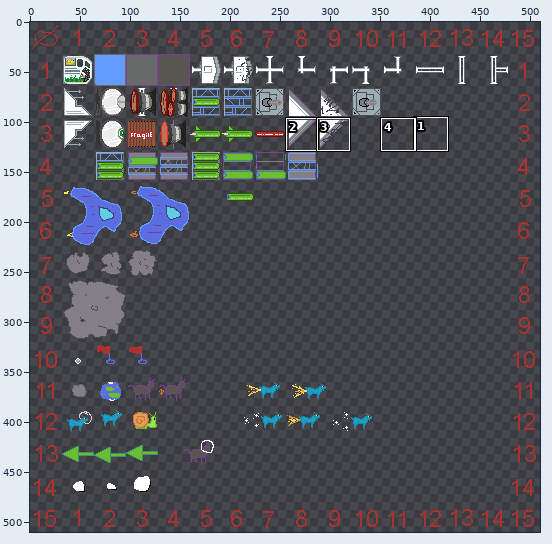
Sprite sheet: src-deploy/public/ludumDare43/images/ship-001.png. The first picture is a wide view before the edit; the outline marks the close-up.
Close-up. Before:
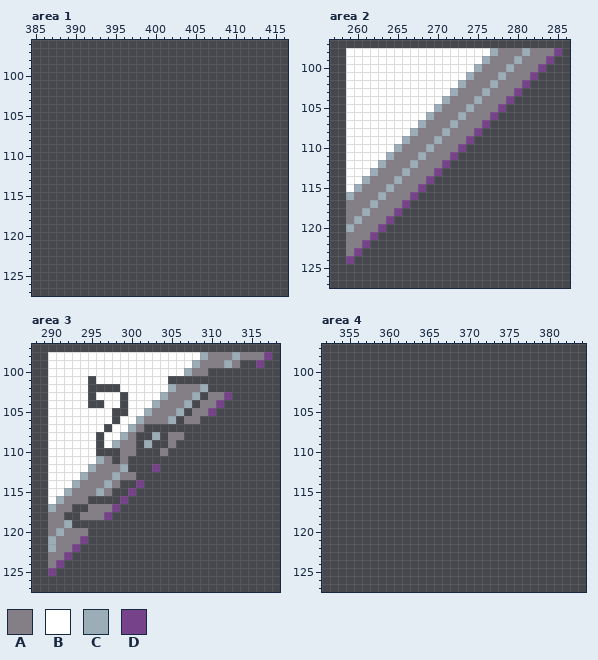
The file is 512x512 pixels. Pixels under 10% opacity are left out. Colours within 5 levels of each other are drawn and written as one. Shown: area 1: x 385..416, y 96..127; area 2: x 257..286, y 97..127; area 3: x 288..318, y 97..127; area 4: x 352..384, y 97..127. The wide view leaves out empty margins. The commit also changed other parts of the picture, which this record leaves out.
Palette (. is transparent): A #847e87  B #ffffff  C #9badb7  D #76428a
Pixels before, area 2, first column x 259:
 98 BBBBBBBBBBBBBBBBBBCAAACAAAD
 99 BBBBBBBBBBBBBBBBBCAAACAAAD.
100 BBBBBBBBBBBBBBBBCAAACAAAD..
101 BBBBBBBBBBBBBBBCAAACAAAD...
102 BBBBBBBBBBBBBBCAAACAAAD....
103 BBBBBBBBBBBBBCAAACAAAD.....
104 BBBBBBBBBBBBCAAACAAAD......
105 BBBBBBBBBBBCAAACAAAD.......
106 BBBBBBBBBBCAAACAAAD........
107 BBBBBBBBBCAAACAAAD.........
108 BBBBBBBBCAAACAAAD..........
109 BBBBBBBCAAACAAAD...........
110 BBBBBBCAAACAAAD............
111 BBBBBCAAACAAAD.............
112 BBBBCAAACAAAD..............
113 BBBCAAACAAAD...............
114 BBCAAACAAAD................
115 BCAAACAAAD.................
116 CAAACAAAD..................
117 AAACAAAD...................
118 AACAAAD....................
119 ACAAAD.....................
120 CAAAD......................
121 AAAD.......................
122 AAD........................
123 AD.........................
124 D..........................
Pixels before, area 3, first column x 290:
 98 BBBBBBBBBBBBBBBBBBBCAAACAAAD
 99 BBBBBBBBBBBBBBBBBBCAAACA..D.
100 BBBBBBBBBBBBBBBBBCAA........
101 BBBBB.BBBBBBBBB.............
102 BBBBB....BBBBBBCAAAC........
103 BBBBB.BBB.BBBBCAAAC.AAD.....
104 BBBBB..BB.BBBCAAAC.AAD......
105 BBBBBBBB..BBCAAAC.AAD.......
106 BBBBBBBB.BBCAAAC.AA.........
107 BBBBBBB.BBCA................
108 BBBBBB.BBCA..C.AA...........
109 BBBBBB.BCAA.C..A............
110 BBBBBB...AA...A.............
111 BBBBBBCA.A..................
112 BBBBBCAAAC...D..............
113 BBBBCAAACAA.................
114 BBBCAAACA..D................
115 BBCAAACA..D.................
116 BCAAA....D..................
117 CAA..AAAD...................
118 AA..AAAD....................
119 AAC.........................
120 ACAAA.......................
121 CAAAD.......................
122 CAAD........................
123 AAD.........................
124 AD..........................
125 D...........................
The result:
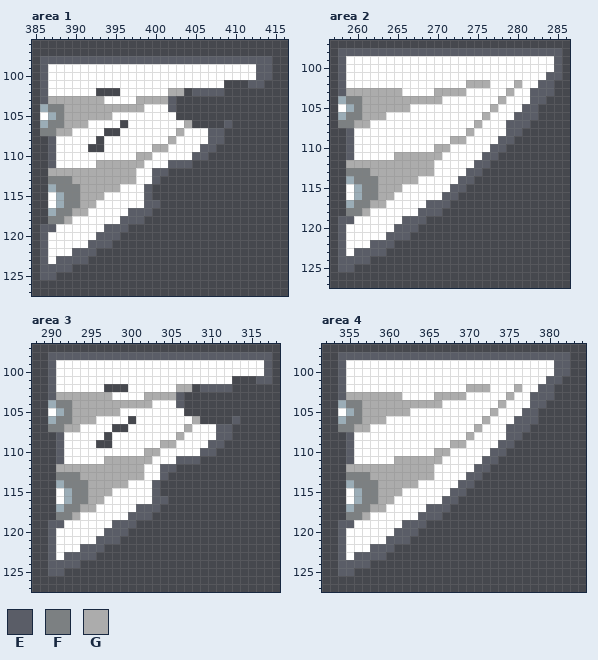
Colours new in this view: E #5a5d67  F #7c8082  G #acacac
Difference:
Area 1:
y 98: x 386..414 ............................. -> EEEEEEEEEEEEEEEEEEEEEEEEEEEEE
y 99..100: x 386..414 ............................. -> EBBBBBBBBBBBBBBBBBBBBBBBBBBEE
y 101: x 386..408 ....................... -> EBBBBBBBBBBBBBBBBBBBBBB; x 412..413 .. -> EE
y 102: x 386..392 ....... -> EBBBBBB; x 396..403 ........ -> BBBBBBGG; x 405..408 .... -> EEEE
y 103: x 386..402 ................. -> EGGGGGGGBBBBGGGGE
y 104: x 386..402 ................. -> CFFGGGGGGGGGGBBBE
y 105: x 386..402 ................. -> BCFGGGGGGBBBBBBBB
y 106: x 386..395 .......... -> CFFGGGBBBB; x 397..404 ........ -> BBBBBBBG; x 409 . -> E
y 107: x 386..393 ........ -> FFGGBBBB; x 396..408 ............. -> BBBBBBBGBBBEE
y 108: x 387..392 ...... -> EBBBBB; x 394..408 ............... -> BBBBBBBBGBBBBEE
y 109: x 387..391 ..... -> EBBBB; x 394..407 .............. -> BBBBBBGGBBBBEE
y 110: x 387..406 .................... -> EBBBBBBBBBBGGBBBBBEE
y 111: x 387..404 .................. -> EBBBBBGGGGGGBBBEEE
y 112: x 387..401 ............... -> GGGGGGGGGGGBBEE
y 113: x 387..400 .............. -> FFFGGGGGGGGBBE
y 114: x 387..399 ............. -> CFFFGGGGGBBBE
y 115: x 387..399 ............. -> BCFFGGGBBBBBE
y 116: x 387..400 .............. -> BCFFGGBBBBBBEE
y 117: x 387..399 ............. -> CFFGGBBBBBEEE
y 118: x 387..398 ............ -> FFGBBBBBBEEE
y 119: x 386..396 ........... -> EEBBBBBBEEE
y 120: x 386..395 .......... -> EBBBBBBEEE
y 121: x 386..394 ......... -> EBBBBBEEE
y 122: x 386..392 ....... -> EBBBEEE
y 123: x 386..391 ...... -> EBEEEE
y 124: x 386..389 .... -> EEEE
y 125: x 386..387 .. -> EE
Area 2:
y 98: x 258..285 .BBBBBBBBBBBBBBBBBBCAAACAAAD -> EEEEEEEEEEEEEEEEEEEEEEEEEEEE
y 99: x 258 . -> E; x 276..285 CAAACAAAD. -> BBBBBBBBBE
y 100: x 258 . -> E; x 275..285 CAAACAAAD.. -> BBBBBBBBBBE
y 101: x 258 . -> E; x 274..285 CAAACAAAD... -> BBBBBBBBBBEE
y 102: x 258 . -> E; x 273..284 CAAACAAAD... -> BGGGBBBGBBEE
y 103: x 258..265 .BBBBBBB -> EGGGGGGG; x 270..284 BBCAAACAAAD.... -> GGGGBBBBBGBBEEE
y 104: x 258..283 .BBBBBBBBBBBBCAAACAAAD.... -> CFFGGGGGGGGGGBBBBBBBGBBBEE
y 105: x 258..266 .BBBBBBBB -> BCFGGGGGG; x 270..282 CAAACAAAD.... -> BBBBBBBGBBBEE
y 106: x 258..263 .BBBBB -> CFFGGG; x 269..282 CAAACAAAD..... -> BBBBBBBGBBBEEE
y 107: x 258..261 .BBB -> FFGG; x 268..281 CAAACAAAD..... -> BBBBBBBGBBBEEE
y 108: x 259 B -> E; x 267..280 CAAACAAAD..... -> BBBBBBBGBBBBEE
y 109: x 259 B -> E; x 266..279 CAAACAAAD..... -> BBBBBBGGBBBBEE
y 110: x 259 B -> E; x 265..278 CAAACAAAD..... -> BBBBBGGBBBBBEE
y 111: x 259 B -> E; x 264..277 CAAACAAAD..... -> BGGGGGGBBBBBEE
y 112: x 259..276 BBBBCAAACAAAD..... -> GGGGGGGGGGGBBBBBEE
y 113: x 259..275 BBBCAAACAAAD..... -> FFFGGGGGGGGBBBBEE
y 114: x 259..274 BBCAAACAAAD..... -> CFFFGGGGGBBBBBEE
y 115: x 261..273 AAACAAAD..... -> FFGGGBBBBBBEE
y 116: x 259..272 CAAACAAAD..... -> BCFFGGBBBBBBEE
y 117: x 259..271 AAACAAAD..... -> CFFGGBBBBBEEE
y 118: x 259..270 AACAAAD..... -> FFGBBBBBBEEE
y 119: x 258..268 .ACAAAD.... -> EEBBBBBBEEE
y 120: x 258..267 .CAAAD.... -> EBBBBBBEEE
y 121: x 258..266 .AAAD.... -> EBBBBBEEE
y 122: x 258..264 .AAD... -> EBBBEEE
y 123: x 258..263 .AD... -> EBEEEE
y 124: x 258..261 .D.. -> EEEE
y 125: x 258..259 .. -> EE
Area 3:
y 98: x 290..317 BBBBBBBBBBBBBBBBBBBCAAACAAAD -> EEEEEEEEEEEEEEEEEEEEEEEEEEEE
y 99: x 290 B -> E; x 308..317 CAAACA..D. -> BBBBBBBBBE
y 100: x 290 B -> E; x 307..317 CAA........ -> BBBBBBBBBBE
y 101: x 290 B -> E; x 295 . -> B; x 305..312 ........ -> BBBBBBBB; x 316..317 .. -> EE
y 102: x 290 B -> E; x 295..296 .. -> BB; x 299 B -> .; x 305..312 CAAAC... -> BGG.EEEE
y 103: x 290..297 BBBBB.BB -> EGGGGGGG; x 299 . -> B; x 302..308 BBCAAAC -> GGGGE..; x 310..312 AAD -> ...
y 104: x 290..307 BBBBB..BB.BBBCAAAC -> CFFGGGGGGGGGGBBBE.; x 309..311 AAD -> ...
y 105: x 291..299 BBBBBBB.. -> CFGGGGGGB; x 302..306 CAAAC -> BBBBB; x 308..310 AAD -> ...
y 106: x 290..295 BBBBBB -> CFFGGG; x 298 . -> B; x 300..308 BCAAAC.AA -> .BBBBBBBG; x 313 . -> E
y 107: x 290..293 BBBB -> FFGG; x 297..312 .BBCA........... -> B..BBBBBBBGBBBEE
y 108: x 290..291 BB -> .E; x 296..297 .B -> B.; x 299..312 CA..C.AA...... -> BBBBBBBGBBBBEE
y 109: x 290..291 BB -> .E; x 297..311 BCAA.C..A...... -> .BBBBBBGGBBBBEE
y 110: x 290..291 BB -> .E; x 296..310 ...AA...A...... -> BBBBBBGGBBBBBEE
y 111: x 290..291 BB -> .E; x 296..308 CA.A......... -> BGGGGGGBBBEEE
y 112: x 290..305 BBBBBCAAAC...D.. -> .GGGGGGGGGGGBBEE
y 113: x 290..304 BBBBCAAACAA.... -> .FFFGGGGGGGGBBE
y 114: x 290..303 BBBCAAACA..D.. -> .CFFFGGGGGBBBE
y 115: x 290 B -> .; x 293..303 AAACA..D... -> FFGGGBBBBBE
y 116: x 290..304 BCAAA....D..... -> .BCFFGGBBBBBBEE
y 117: x 290..303 CAA..AAAD..... -> .CFFGGBBBBBEEE
y 118: x 290..302 AA..AAAD..... -> .FFGBBBBBBEEE
y 119: x 290..300 AAC........ -> EEBBBBBBEEE
y 120: x 290..299 ACAAA..... -> EBBBBBBEEE
y 121: x 290..298 CAAAD.... -> EBBBBBEEE
y 122: x 290..296 CAAD... -> EBBBEEE
y 123: x 290..295 AAD... -> EBEEEE
y 124: x 290..293 AD.. -> EEEE
y 125: x 290..291 D. -> EE
Area 4:
y 98: x 354..382 ............................. -> EEEEEEEEEEEEEEEEEEEEEEEEEEEEE
y 99..100: x 354..382 ............................. -> EBBBBBBBBBBBBBBBBBBBBBBBBBBEE
y 101: x 354..381 ............................ -> EBBBBBBBBBBBBBBBBBBBBBBBBBEE
y 102: x 354..380 ........................... -> EBBBBBBBBBBBBBBBGGGBBBGBBEE
y 103: x 354..380 ........................... -> EGGGGGGGBBBBGGGGBBBBBGBBEEE
y 104: x 354..379 .......................... -> CFFGGGGGGGGGGBBBBBBBGBBBEE
y 105: x 354..378 ......................... -> BCFGGGGGGBBBBBBBBBBGBBBEE
y 106: x 354..378 ......................... -> CFFGGGBBBBBBBBBBBBGBBBEEE
y 107: x 354..377 ........................ -> FFGGBBBBBBBBBBBBBGBBBEEE
y 108: x 355..376 ...................... -> EBBBBBBBBBBBBBBGBBBBEE
y 109: x 355..375 ..................... -> EBBBBBBBBBBBBGGBBBBEE
y 110: x 355..374 .................... -> EBBBBBBBBBBGGBBBBBEE
y 111: x 355..373 ................... -> EBBBBBGGGGGGBBBBBEE
y 112: x 355..372 .................. -> GGGGGGGGGGGBBBBBEE
y 113: x 355..371 ................. -> FFFGGGGGGGGBBBBEE
y 114: x 355..370 ................ -> CFFFGGGGGBBBBBEE
y 115: x 355..369 ............... -> BCFFGGGBBBBBBEE
y 116: x 355..368 .............. -> BCFFGGBBBBBBEE
y 117: x 355..367 ............. -> CFFGGBBBBBEEE
y 118: x 355..366 ............ -> FFGBBBBBBEEE
y 119: x 354..364 ........... -> EEBBBBBBEEE
y 120: x 354..363 .......... -> EBBBBBBEEE
y 121: x 354..362 ......... -> EBBBBBEEE
y 122: x 354..360 ....... -> EBBBEEE
y 123: x 354..359 ...... -> EBEEEE
y 124: x 354..357 .... -> EEEE
y 125: x 354..355 .. -> EE
Boxes around the changes in both close-ups, in picture pixels (x1, y1, x2, y2):
added: (40, 56, 272, 280)
changed: (338, 48, 562, 272)
changed: (48, 352, 272, 576)
added: (338, 352, 570, 576)
